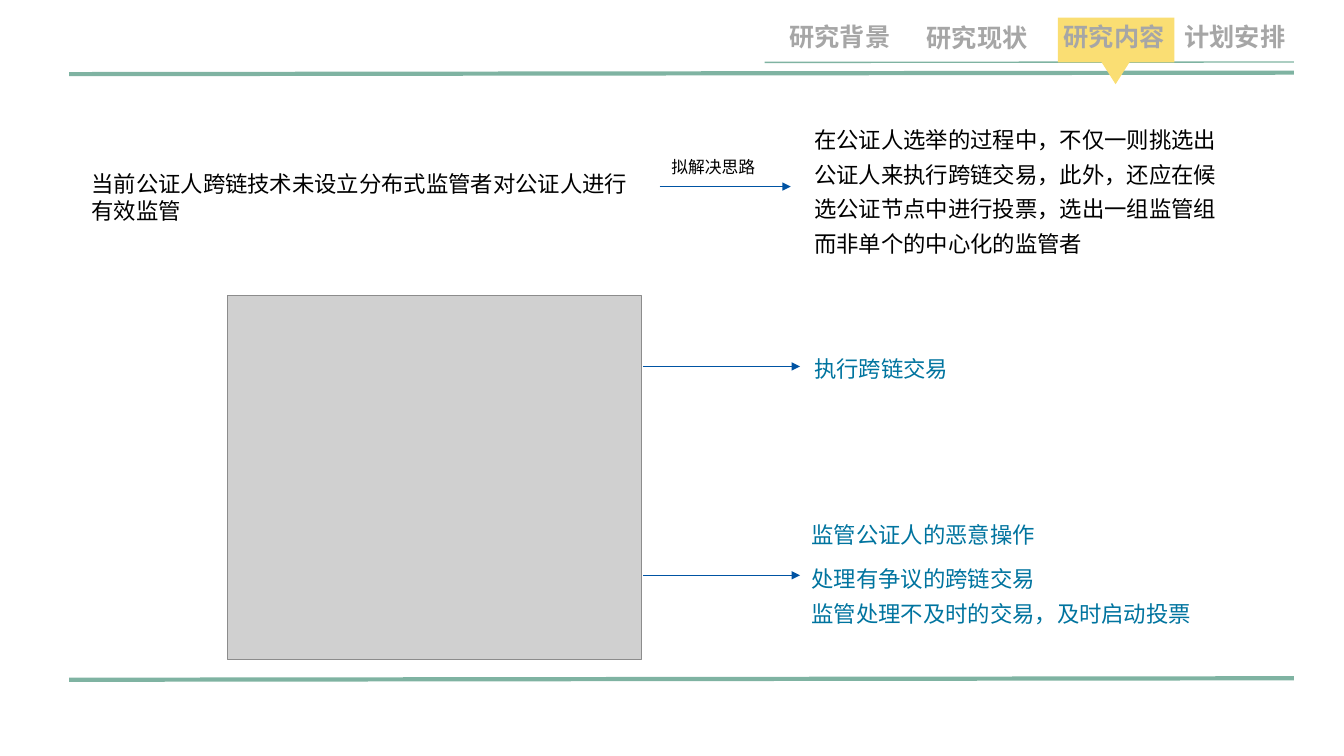
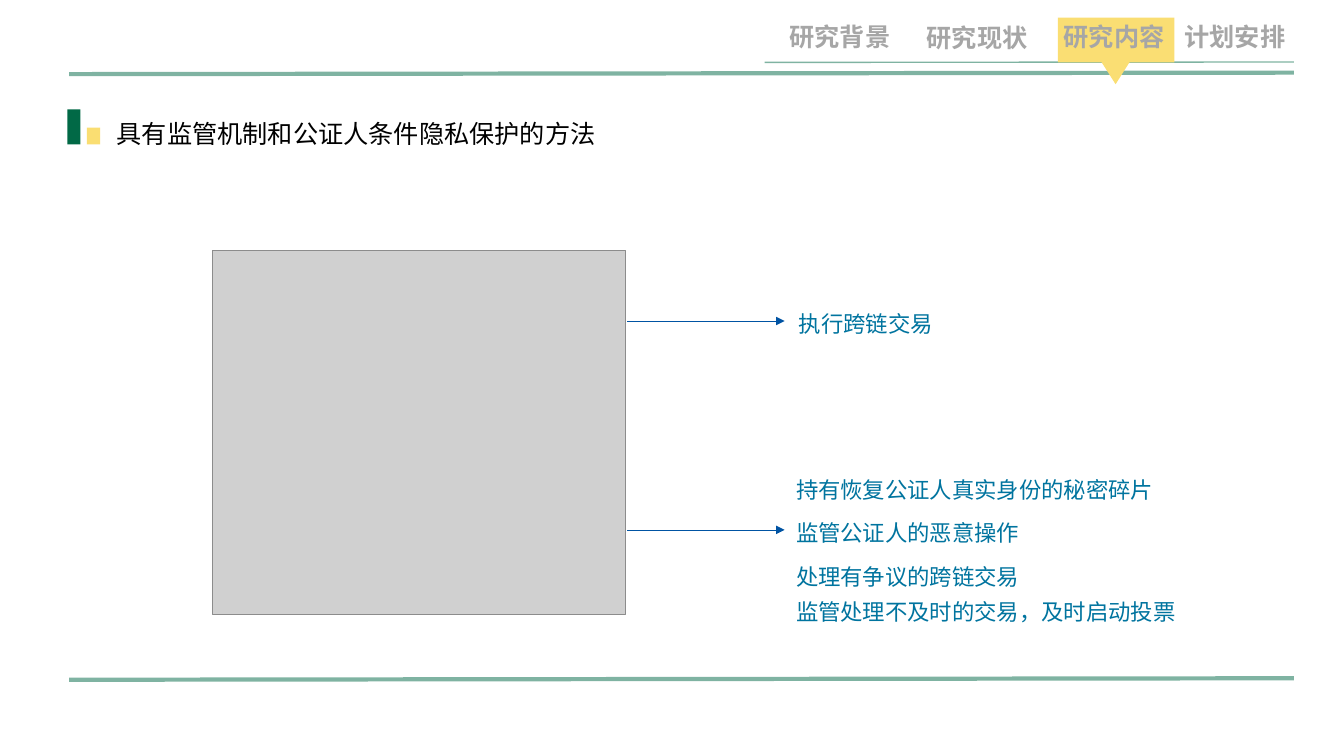
Before and after one commit to jiangquanli-0304/notary, a slide deck: slide 16 of 开题报告-li.pptx. Drawn at 1344x756 pixels with LibreOffice and Linux fonts; fonts in the diff are those of the drawing; grey boxes stand for pictures; background and template pictures are left out. Boxes give left, top, right and bottom in pixels: in the first picture for what was removed or moved away, otherwise in the second. Text is boxed around its words. In the diff, an @@ line names an element or a change of style, - is before the commit and + after.

```diff
--- a/开题报告-li.pptx
+++ b/开题报告-li.pptx
@@ rectangle added at <box>68,110,81,145</box>, fill #016946 @@
@@ rectangle added at <box>87,128,100,145</box>, fill #FADE72 @@
@@ text added at <box>117,121,596,145</box>, 18 pt, text #000000 @@
+具有监管机制和公证人条件隐私保护的方法
@@ text removed at <box>814,129,1216,254</box> @@
-在公证人选举的过程中，不仅一则挑选出公证人来执行跨链交易，此外，还应在候选公证节点中进行投票，选出一组监管组而非单个的中心化的监管者
@@ text removed at <box>91,173,627,221</box> @@
-当前公证人跨链技术未设立分布式监管者对公证人进行有效监管
@@ text removed at <box>671,159,755,175</box> @@
-拟解决思路
@@ arrow removed from (659, 187) to (790, 187) @@
@@ 2 arrows, 1 picture, 1 text: place and size @@
-2 arrows, 1 picture, 1 text at <box>228,295,948,659</box>
+2 arrows, 1 picture, 1 text at <box>212,250,933,614</box>
@@ text "持有恢复公证人真实身份的秘密碎片": place and size @@
-text "持有恢复公证人真实身份的秘密碎片" at <box>812,524,1191,625</box>
+text "持有恢复公证人真实身份的秘密碎片" at <box>796,479,1175,623</box>
@@ text at <box>796,479,1153,500</box>: paragraph added @@
+持有恢复公证人真实身份的秘密碎片
```
Also in this commit, not shown: 6 other slides changed, 1 slide added, 1 slide removed, 5 other files.
